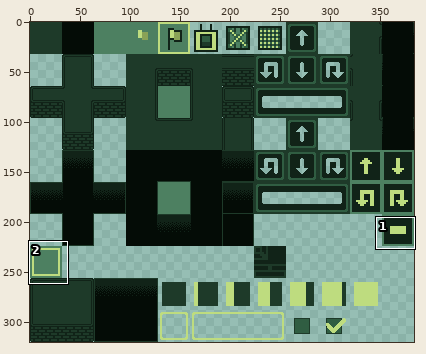
A pixel-art file gets an edit: KTM 3!/Assets/art/new tilemap.aseprite. Above, an overview of the earlier version with the close-up marked.
Close-up. The starting point:
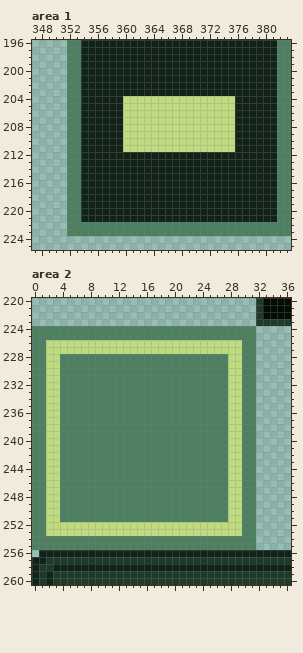
384x320 pixels, 1 frame. Shown: area 1: x 347..383, y 196..225; area 2: x 0..36, y 220..260. The commit also changed other parts of the picture, which this record leaves out.
The result:
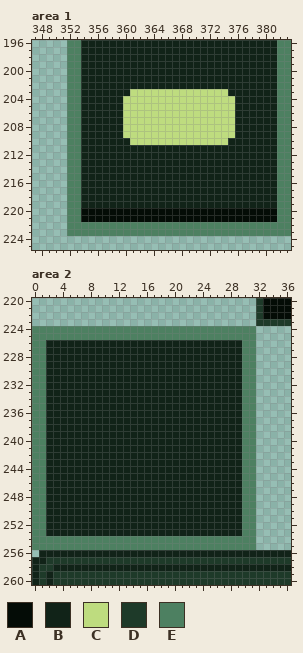
Palette (. is transparent): A #040c06  B #112318  C #bedc7f  D #1e3a29  E #4d8061
Changes in this commit:
--- area 1
@@ x 359..376 @@
 202 BBBBBBBBBBBBBBBBBB
-203 BBBBBBBBBBBBBBBBBB
+203 BBCCCCCCCCCCCCCCBB
 204 BCCCCCCCCCCCCCCCCB
@@ x 358..377 @@
 209 BBCCCCCCCCCCCCCCCCBB
-210 BBCCCCCCCCCCCCCCCCBB
-211 BBCCCCCCCCCCCCCCCCBB
+210 BBBCCCCCCCCCCCCCCBBB
+211 BBBBBBBBBBBBBBBBBBBB
 212 BBBBBBBBBBBBBBBBBBBB
@@ x 347..383 @@
 219 .....EEBBBBBBBBBBBBBBBBBBBBBBBBBBBBEE
-220 .....EEBBBBBBBBBBBBBBBBBBBBBBBBBBBBEE
-221 .....EEBBBBBBBBBBBBBBBBBBBBBBBBBBBBEE
+220 .....EEAAAAAAAAAAAAAAAAAAAAAAAAAAAAEE
+221 .....EEAAAAAAAAAAAAAAAAAAAAAAAAAAAAEE
 222 .....EEEEEEEEEEEEEEEEEEEEEEEEEEEEEEEE
--- area 2
@@ x 0..36 @@
 225 EEEEEEEEEEEEEEEEEEEEEEEEEEEEEEEE.....
-226 EECCCCCCCCCCCCCCCCCCCCCCCCCCCCEE.....
-227 EECCCCCCCCCCCCCCCCCCCCCCCCCCCCEE.....
-228 EECCEEEEEEEEEEEEEEEEEEEEEEEECCEE.....
-229 EECCEEEEEEEEEEEEEEEEEEEEEEEECCEE.....
-230 EECCEEEEEEEEEEEEEEEEEEEEEEEECCEE.....
-231 EECCEEEEEEEEEEEEEEEEEEEEEEEECCEE.....
-232 EECCEEEEEEEEEEEEEEEEEEEEEEEECCEE.....
-233 EECCEEEEEEEEEEEEEEEEEEEEEEEECCEE.....
-234 EECCEEEEEEEEEEEEEEEEEEEEEEEECCEE.....
-235 EECCEEEEEEEEEEEEEEEEEEEEEEEECCEE.....
-236 EECCEEEEEEEEEEEEEEEEEEEEEEEECCEE.....
-237 EECCEEEEEEEEEEEEEEEEEEEEEEEECCEE.....
-238 EECCEEEEEEEEEEEEEEEEEEEEEEEECCEE.....
-239 EECCEEEEEEEEEEEEEEEEEEEEEEEECCEE.....
-240 EECCEEEEEEEEEEEEEEEEEEEEEEEECCEE.....
-241 EECCEEEEEEEEEEEEEEEEEEEEEEEECCEE.....
-242 EECCEEEEEEEEEEEEEEEEEEEEEEEECCEE.....
-243 EECCEEEEEEEEEEEEEEEEEEEEEEEECCEE.....
-244 EECCEEEEEEEEEEEEEEEEEEEEEEEECCEE.....
-245 EECCEEEEEEEEEEEEEEEEEEEEEEEECCEE.....
-246 EECCEEEEEEEEEEEEEEEEEEEEEEEECCEE.....
-247 EECCEEEEEEEEEEEEEEEEEEEEEEEECCEE.....
-248 EECCEEEEEEEEEEEEEEEEEEEEEEEECCEE.....
-249 EECCEEEEEEEEEEEEEEEEEEEEEEEECCEE.....
-250 EECCEEEEEEEEEEEEEEEEEEEEEEEECCEE.....
-251 EECCEEEEEEEEEEEEEEEEEEEEEEEECCEE.....
-252 EECCCCCCCCCCCCCCCCCCCCCCCCCCCCEE.....
-253 EECCCCCCCCCCCCCCCCCCCCCCCCCCCCEE.....
+226 EEBBBBBBBBBBBBBBBBBBBBBBBBBBBBEE.....
+227 EEBBBBBBBBBBBBBBBBBBBBBBBBBBBBEE.....
+228 EEBBBBBBBBBBBBBBBBBBBBBBBBBBBBEE.....
+229 EEBBBBBBBBBBBBBBBBBBBBBBBBBBBBEE.....
+230 EEBBBBBBBBBBBBBBBBBBBBBBBBBBBBEE.....
+231 EEBBBBBBBBBBBBBBBBBBBBBBBBBBBBEE.....
+232 EEBBBBBBBBBBBBBBBBBBBBBBBBBBBBEE.....
+233 EEBBBBBBBBBBBBBBBBBBBBBBBBBBBBEE.....
+234 EEBBBBBBBBBBBBBBBBBBBBBBBBBBBBEE.....
+235 EEBBBBBBBBBBBBBBBBBBBBBBBBBBBBEE.....
+236 EEBBBBBBBBBBBBBBBBBBBBBBBBBBBBEE.....
+237 EEBBBBBBBBBBBBBBBBBBBBBBBBBBBBEE.....
+238 EEBBBBBBBBBBBBBBBBBBBBBBBBBBBBEE.....
+239 EEBBBBBBBBBBBBBBBBBBBBBBBBBBBBEE.....
+240 EEBBBBBBBBBBBBBBBBBBBBBBBBBBBBEE.....
+241 EEBBBBBBBBBBBBBBBBBBBBBBBBBBBBEE.....
+242 EEBBBBBBBBBBBBBBBBBBBBBBBBBBBBEE.....
+243 EEBBBBBBBBBBBBBBBBBBBBBBBBBBBBEE.....
+244 EEBBBBBBBBBBBBBBBBBBBBBBBBBBBBEE.....
+245 EEBBBBBBBBBBBBBBBBBBBBBBBBBBBBEE.....
+246 EEBBBBBBBBBBBBBBBBBBBBBBBBBBBBEE.....
+247 EEBBBBBBBBBBBBBBBBBBBBBBBBBBBBEE.....
+248 EEBBBBBBBBBBBBBBBBBBBBBBBBBBBBEE.....
+249 EEBBBBBBBBBBBBBBBBBBBBBBBBBBBBEE.....
+250 EEBBBBBBBBBBBBBBBBBBBBBBBBBBBBEE.....
+251 EEBBBBBBBBBBBBBBBBBBBBBBBBBBBBEE.....
+252 EEBBBBBBBBBBBBBBBBBBBBBBBBBBBBEE.....
+253 EEBBBBBBBBBBBBBBBBBBBBBBBBBBBBEE.....
 254 EEEEEEEEEEEEEEEEEEEEEEEEEEEEEEEE.....
